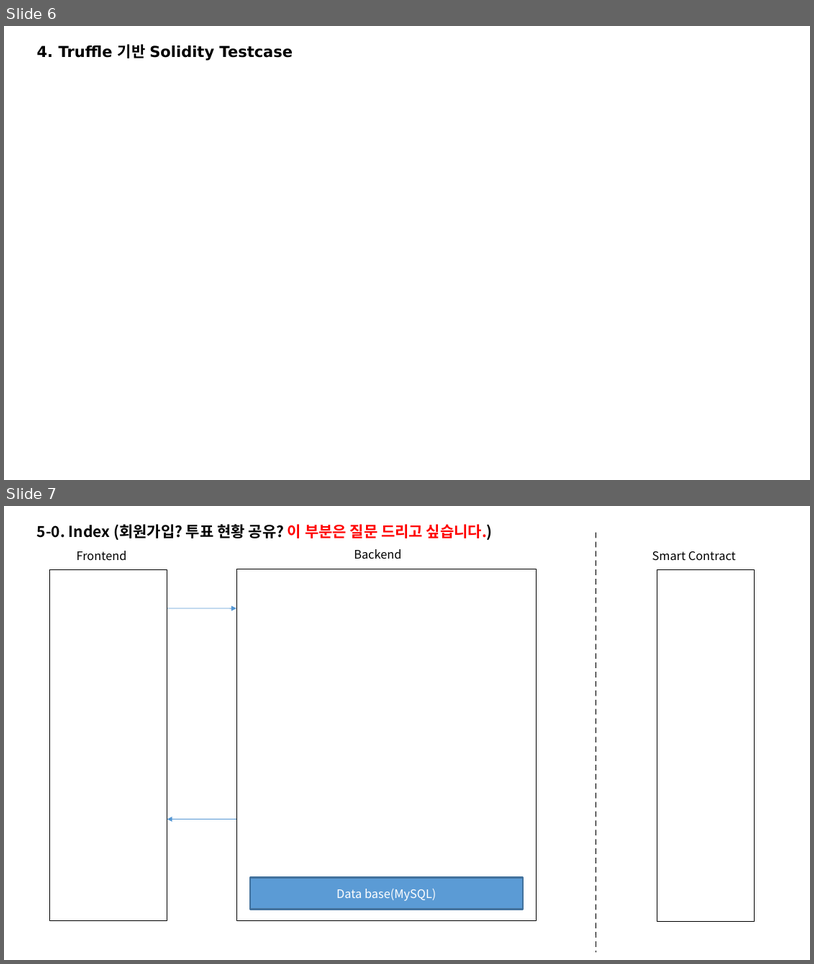
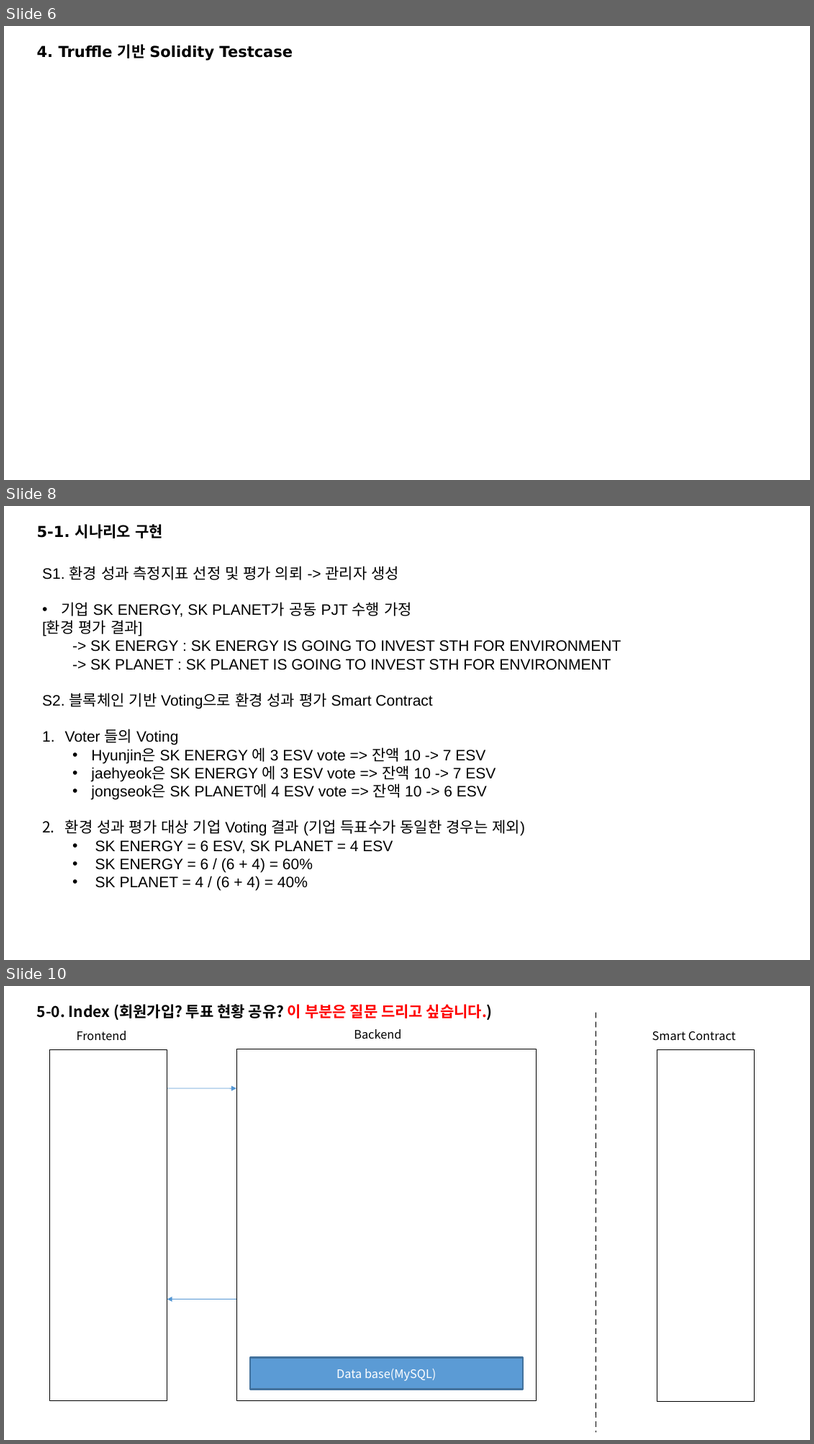
Before and after one commit to ro0opf/blockchain-jdp, a slide deck: blockchain_archi_v3.1.pptx. Shown one above the other, each under a label of ours: slides 6 and 7 before the commit, slides 6, 8 and 10 after it; the slides between them are not shown. The pictures are 814x964 and 814x1444 pixels, drawn with LibreOffice and Linux fonts; fonts in the diff are those of the drawing. Boxes give left, top, right and bottom in pixels: in the first picture for what was removed or moved away, otherwise in the second. Text is boxed around its words. In the diff, an @@ line names an element or a change of style, - is before the commit and + after.

```diff
--- a/blockchain_archi_v3.1.pptx
+++ b/blockchain_archi_v3.1.pptx
@@ slide 8 added at bbox=[4, 506, 810, 960], background #FFFFFF @@
@@ text added at bbox=[37, 524, 163, 538], 18 pt, text #000000, bold @@
+5-1. 시나리오 구현
@@ text added at bbox=[42, 566, 621, 890], 18 pt, text #000000 @@
+S1. 환경 성과 측정지표 선정 및 평가 의뢰 -> 관리자 생성
+• 기업 SK ENERGY, SK PLANET가 공동 PJT 수행 가정
+[환경 평가 결과]
+  -> SK ENERGY : SK ENERGY IS GOING TO INVEST STH FOR ENVIRONMENT
+  -> SK PLANET : SK PLANET IS GOING TO INVEST STH FOR ENVIRONMENT
+S2. 블록체인 기반 Voting으로 환경 성과 평가 Smart Contract
+1. Voter 들의 Voting
+  • Hyunjin은 SK ENERGY 에 3 ESV vote => 잔액 10 -> 7 ESV
+  • jaehyeok은 SK ENERGY 에 3 ESV vote => 잔액 10 -> 7 ESV
+  • jongseok은 SK PLANET에 4 ESV vote => 잔액 10 -> 6 ESV
+2. 환경 성과 평가 대상 기업 Voting 결과 (기업 득표수가 동일한 경우는 제외)
+  • SK ENERGY = 6 ESV, SK PLANET = 4 ESV
+  • SK ENERGY = 6 / (6 + 4) = 60%
+  • SK PLANET = 4 / (6 + 4) = 40%
@@ what was slide 7 is now slide 10 @@
```
Also in this commit, not shown: 2 other slides added.
